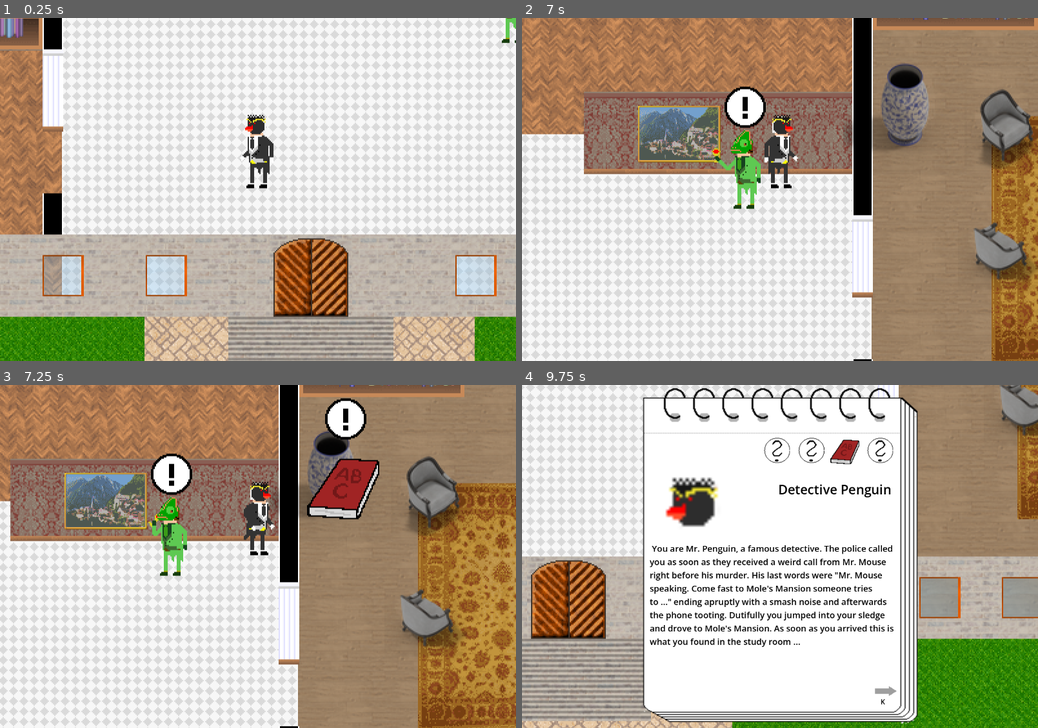
Above: before the commit, frames 1-4 (two rows, left to right).
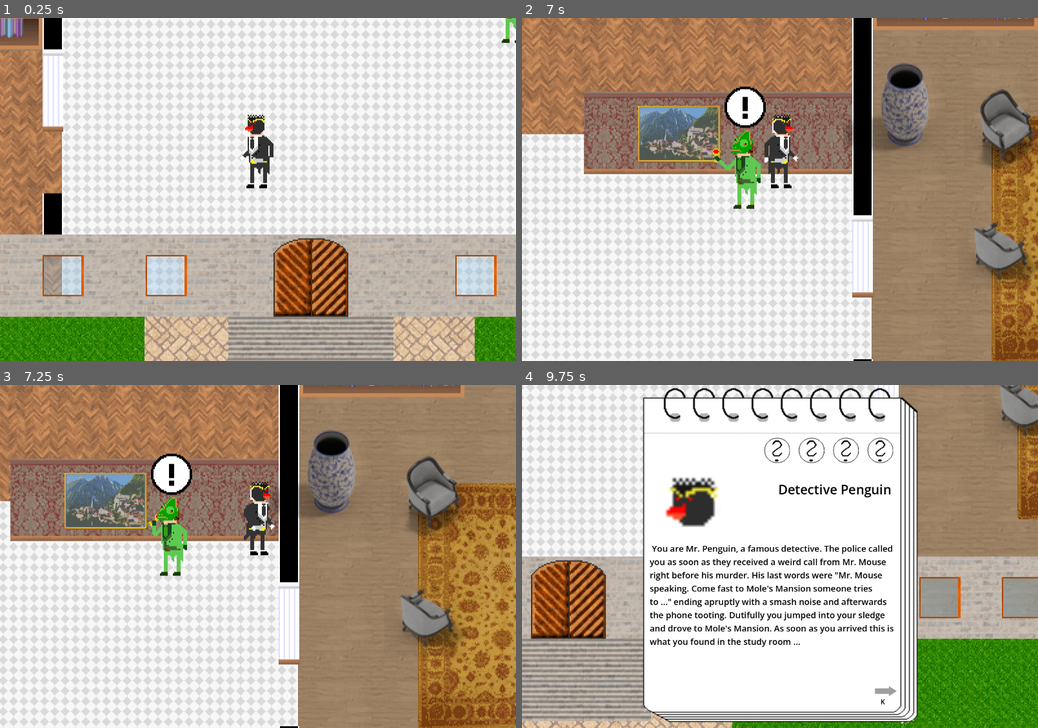
Above: after the commit, the same moments.

Repository: gartenschlaefer/mmmmm
Game: Godot game, scene res://scenes/testing/dialogue_test.tscn
Two runs of this game, one before a commit and one after it. Both use one fixed random seed, a clock stepped at 60 frames per second and the inputs below. This scene is started directly instead of the project's main scene.
Inputs:
- Up to frame 1 (0.25 s): no input
- Up to frame 2 (7 s): tap Enter at 0.5, 4.25 s; hold W (up) 0.53-1.25 s; hold X (interact) 0.53-1.25 s; click "increase state" at 1.25 s; tap Space at 2 s; hold W (up) 2.03-2.78 s; tap K (next_page) at 2.1, 5.1 s; hold A (left) 2.78-4.28 s; tap J (prev_page) at 2.85, 5.85 s; tap Tab (toggle_notes) at 3.6, 6.6 s; hold S (down) 4.28-5.03 s; hold X (interact) 4.28-5.03 s; hold D (right) 5.03-5.78 s; hold W (up) 5.78-6.53 s; hold D (right) from 6.53 s (still down)
- Up to frame 3 (7.25 s): keep holding D (right)
- Up to frame 4 (9.75 s): hold X (interact) 7.28-8.03 s; tap K (next_page) at 8.1 s; release D (right) at 8.78 s; hold S (down) 8.78-9.53 s; tap J (prev_page) at 8.85 s; hold A (left) from 9.53 s (still down); tap Tab (toggle_notes) at 9.6 s

Frames 1-2 are identical in both runs. In frame 3, 2.5% of the frame differs, in the area x 59-74%, y 3-40%; in frame 4, 0.3%.

Commit message:
hint collision smaller

Diff:
--- a/prefabs/hint_book.tscn
+++ b/prefabs/hint_book.tscn
@@ -5,7 +5,7 @@
 [ext_resource type="Texture2D" uid="uid://byprniyry2kfv" path="res://art/collectables/book.png" id="3_n06rl"]
 
 [sub_resource type="CircleShape2D" id="CircleShape2D_gd6v5"]
-radius = 50.0
+radius = 25.0
 
 [node name="hint_book" type="Node2D" unique_id=2070377787]
 script = ExtResource("1_n06rl")
--- a/prefabs/hint_carrot.tscn
+++ b/prefabs/hint_carrot.tscn
@@ -5,7 +5,7 @@
 [ext_resource type="Texture2D" uid="uid://b4yvg2aa1mv31" path="res://art/character/rufzeichen.png" id="3_gt1hv"]
 
 [sub_resource type="CircleShape2D" id="CircleShape2D_gd6v5"]
-radius = 50.0
+radius = 25.0
 
 [node name="hint_carrot" type="Node2D" unique_id=2070377787]
 script = ExtResource("1_xluu2")
--- a/prefabs/hint_invitation.tscn
+++ b/prefabs/hint_invitation.tscn
@@ -5,7 +5,7 @@
 [ext_resource type="Texture2D" uid="uid://d2j81gqoeykhn" path="res://art/collectables/invitation.png" id="3_u48rl"]
 
 [sub_resource type="CircleShape2D" id="CircleShape2D_gd6v5"]
-radius = 50.0
+radius = 25.0
 
 [node name="hint_invitation" type="Node2D" unique_id=2070377787]
 script = ExtResource("1_u48rl")
--- a/prefabs/hint_toolbox.tscn
+++ b/prefabs/hint_toolbox.tscn
@@ -5,7 +5,7 @@
 [ext_resource type="Texture2D" uid="uid://cxw6n21lj0g70" path="res://art/interior/toolbox.png" id="3_1huu7"]
 
 [sub_resource type="CircleShape2D" id="CircleShape2D_gd6v5"]
-radius = 50.0
+radius = 25.0
 
 [node name="hint_toolbox" type="Node2D" unique_id=2070377787]
 script = ExtResource("1_1huu7")
